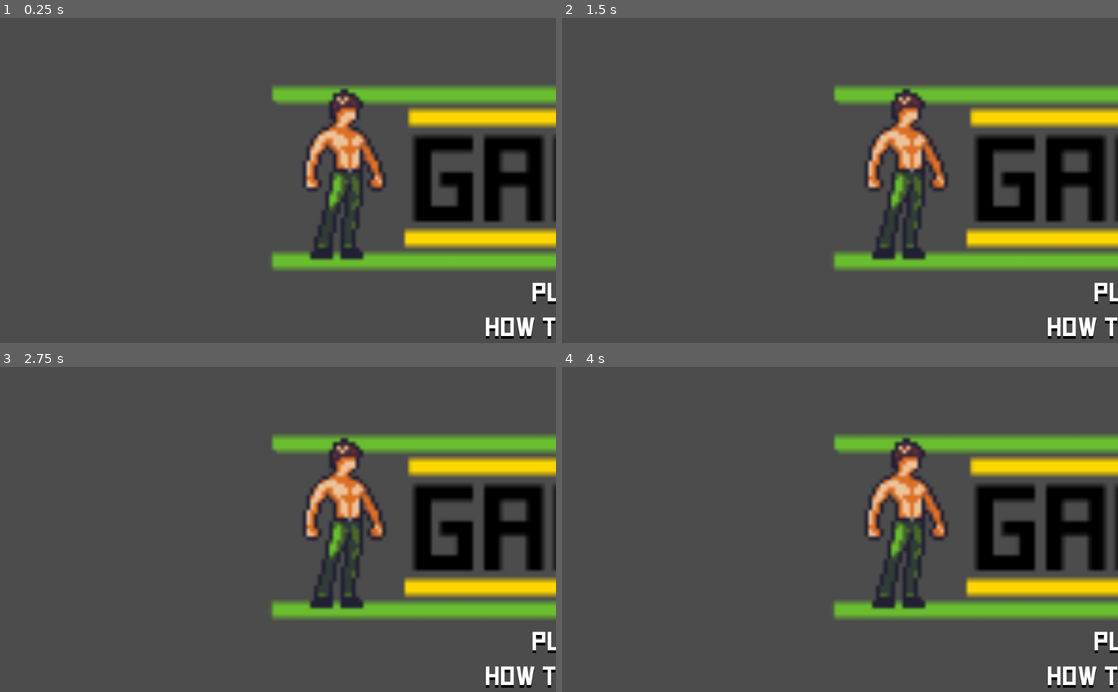
Above: before the commit, frames 1-4 (two rows, left to right).
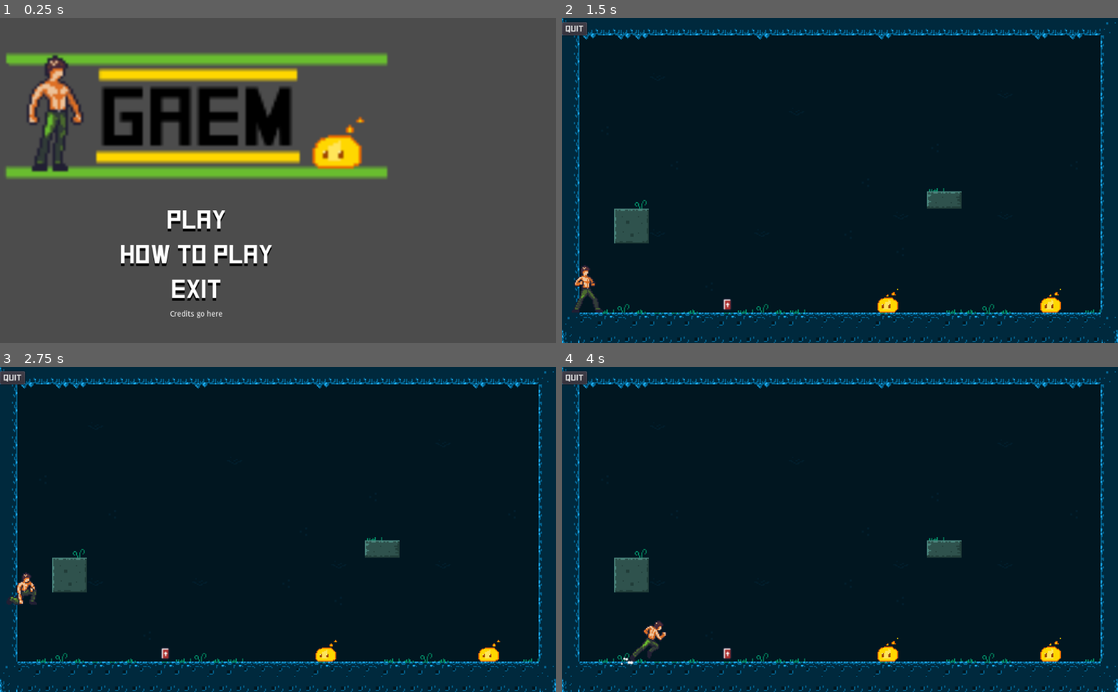
Above: after the commit, the same moments.

Repository: isabellaboone/Godot-Game
Game: Godot game, scene res://Runner.tscn
The game is run twice, just before and just after one commit, with the same random seed, the same clock (stepped at 60 frames per second) and the same inputs.
Inputs (mouse positions are in pixels of both pictures, inside the frame that each line leads up to):
- Up to frame 1 (0.25 s): no input
- Up to frame 2 (1.5 s): click (756, 222) at 0.5 s, where only the run after the commit has a clickable "PLAY"; move the mouse to (962, 164) at 1.27 s; press the mouse at (962, 164) at 1.28 s; hold D (move_right) from 1.28 s (still down)
- Up to frame 3 (2.75 s): tap W (jump) at 1.52, 2.27 s; move the mouse to (166, 545) at 2.02 s; release D (move_right) at 2.03 s; release the mouse at (166, 545) at 2.03 s; hold S (down) from 2.03 s (still down); click (166, 545) at 2.1 s
- Up to frame 4 (4 s): move the mouse to (895, 458) at 2.77 s; release S (down) at 2.78 s; press the mouse at (895, 458) at 2.78 s; hold D (move_right) from 2.78 s (still down); move the mouse to (812, 594) at 3.52 s; release the mouse at (812, 594) at 3.53 s; click (812, 594) at 3.6 s; tap W (jump) at 3.77 s

The runs differ from the first frame. In frame 1, 34% of the frame differs, in the area x 1-100%, y 10-99%; in frame 2, 99%; in frame 3, 99%, in the area x 0-100%, y 0-100%; in frame 4, 99%.

Commit message:
Title still looks wonky, but its better ig

Diff:
--- a/TitleScreen.tscn
+++ b/TitleScreen.tscn
@@ -17,60 +17,60 @@
 }
 
 [node name="Menu" type="VBoxContainer" parent="."]
-margin_left = 120.0
-margin_top = 80.0
-margin_right = 904.0
-margin_bottom = 520.0
+alignment = 1
 __meta__ = {
 "_edit_use_anchors_": false
 }
 
 [node name="Logo" type="TextureRect" parent="Menu"]
-margin_right = 1829.0
-margin_bottom = 398.0
+margin_right = 1024.0
+margin_bottom = 344.0
 size_flags_horizontal = 13
 size_flags_vertical = 13
 texture = ExtResource( 7 )
-stretch_mode = 1
+stretch_mode = 4
 
 [node name="CenterRow" type="HBoxContainer" parent="Menu"]
-margin_top = 402.0
-margin_right = 1829.0
-margin_bottom = 590.0
+margin_top = 348.0
+margin_right = 1024.0
+margin_bottom = 577.0
 size_flags_vertical = 3
+alignment = 1
 
 [node name="Buttons" type="VBoxContainer" parent="Menu/CenterRow"]
-margin_right = 1829.0
-margin_bottom = 188.0
+margin_right = 1024.0
+margin_bottom = 229.0
 size_flags_horizontal = 3
 size_flags_vertical = 3
 alignment = 1
 
 [node name="PlayButton" parent="Menu/CenterRow/Buttons" instance=ExtResource( 4 )]
-margin_right = 1829.0
+margin_top = 20.0
+margin_right = 1024.0
+margin_bottom = 80.0
 rect_min_size = Vector2( 360, 60 )
 
 [node name="HowToPlayButton" parent="Menu/CenterRow/Buttons" instance=ExtResource( 1 )]
-margin_top = 64.0
-margin_right = 1829.0
-margin_bottom = 124.0
+margin_top = 84.0
+margin_right = 1024.0
+margin_bottom = 144.0
 rect_min_size = Vector2( 360, 60 )
 
 [node name="ExitButton" parent="Menu/CenterRow/Buttons" instance=ExtResource( 3 )]
-margin_top = 128.0
-margin_right = 1829.0
-margin_bottom = 188.0
+margin_top = 148.0
+margin_right = 1024.0
+margin_bottom = 208.0
 rect_min_size = Vector2( 360, 60 )
 
 [node name="VBoxContainer" type="VBoxContainer" parent="Menu"]
-margin_top = 594.0
-margin_right = 1829.0
-margin_bottom = 608.0
+margin_top = 581.0
+margin_right = 1024.0
+margin_bottom = 810.0
 size_flags_horizontal = 3
 size_flags_vertical = 3
 
 [node name="Label" type="Label" parent="Menu/VBoxContainer"]
-margin_right = 1829.0
+margin_right = 1024.0
 margin_bottom = 14.0
 text = "Credits go here"
 align = 1
Binary file changed: Assets/graphic design is my passion.png
